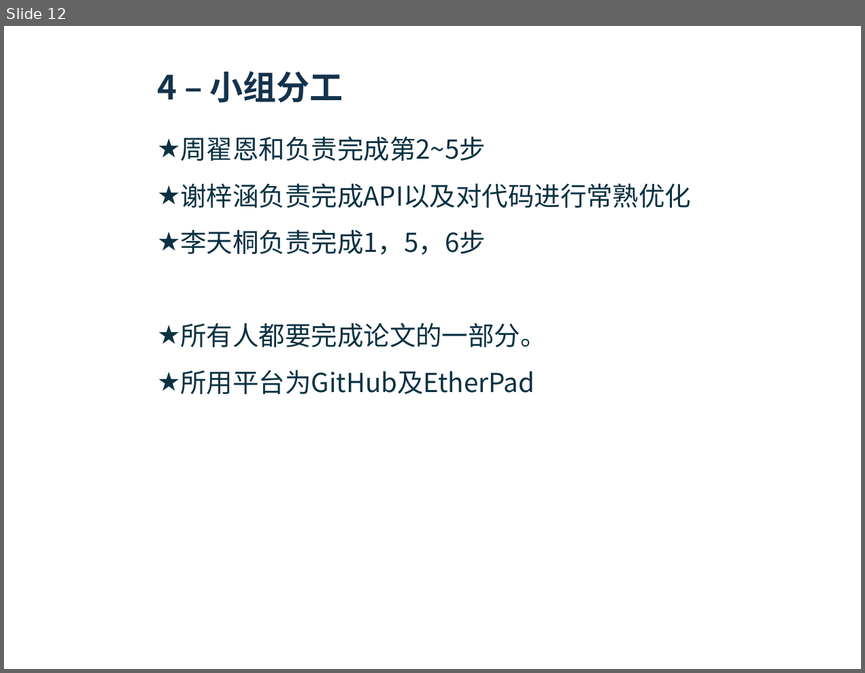
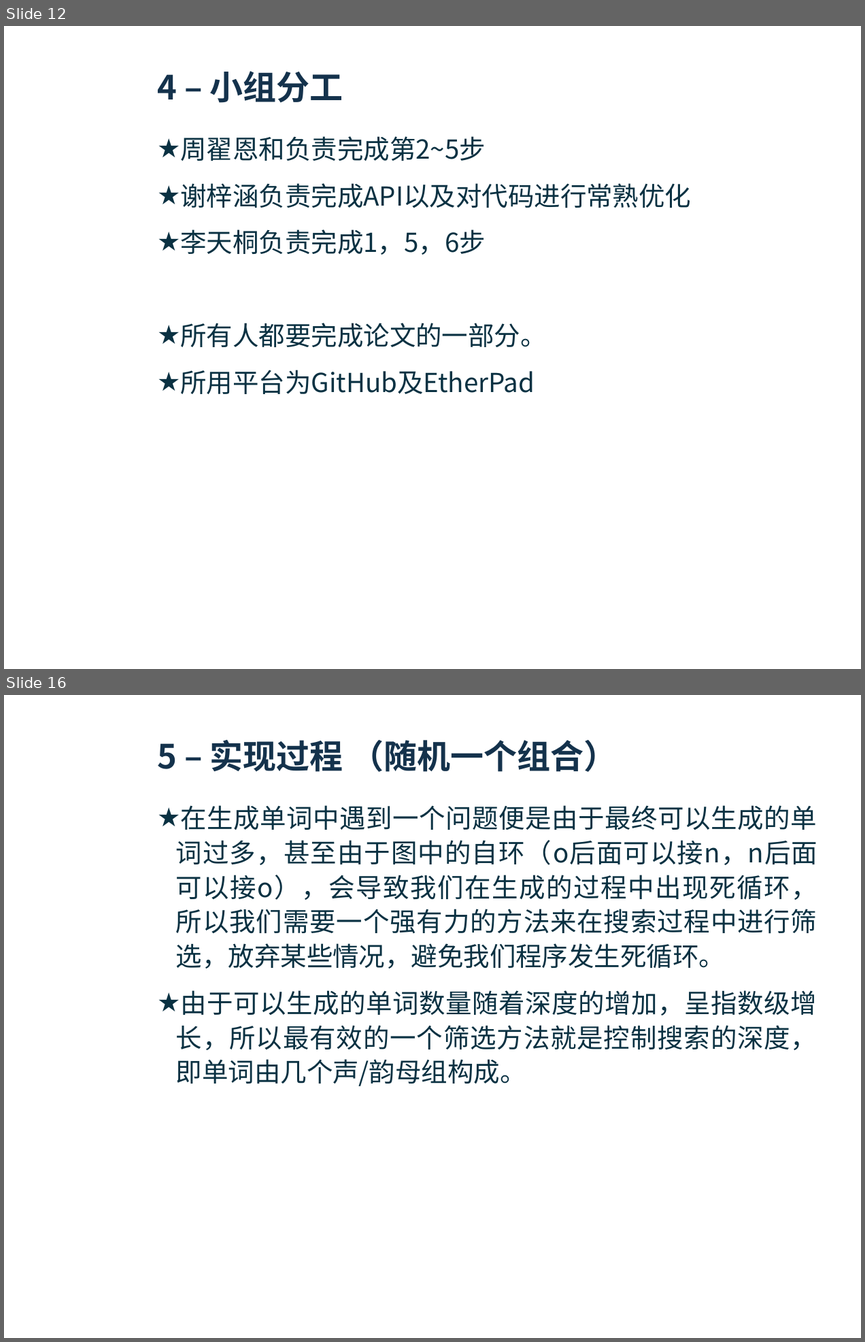
Before and after one commit to bdfzoier/Monkey_Type, a slide deck: result/ppt/猴子打字计划.pptx. Shown one above the other, each under a label of ours: slide 12 before the commit, slides 12 and 16 after it; the slides between them are not shown. The pictures are 865x673 and 865x1342 pixels, drawn with LibreOffice and Linux fonts; fonts in the diff are those of the drawing; background and template pictures are left out. Boxes give left, top, right and bottom in pixels: in the first picture for what was removed or moved away, otherwise in the second. Text is boxed around its words. In the diff, an @@ line names an element or a change of style, - is before the commit and + after.

```diff
--- a/result/ppt/猴子打字计划.pptx
+++ b/result/ppt/猴子打字计划.pptx
@@ slide 16 added at [4, 695, 861, 1338], background picture (left out); not listed: 2 template elements that a slide beside it also shows @@
@@ title added at [157, 740, 617, 772], 28 pt, text #14324C, bold @@
+5 – 实现过程 （随机一个组合）
@@ text added at [176, 805, 817, 1086], 22 pt, text #0A3142 @@
+★ 在生成单词中遇到一个问题便是由于最终可以生成的单词过多，甚至由于图中的自环（o后面可以接n，n后面可以接o），会导致我们在生成的过程中出现死循环，所以我们需要一个强有力的方法来在搜索过程中进行筛选，放弃某些情况，避免我们程序发生死循环。
+★ 由于可以生成的单词数量随着深度的增加，呈指数级增长，所以最有效的一个筛选方法就是控制搜索的深度，即单词由几个声/韵母组构成。
```
Also in this commit, not shown: 7 other slides added.
